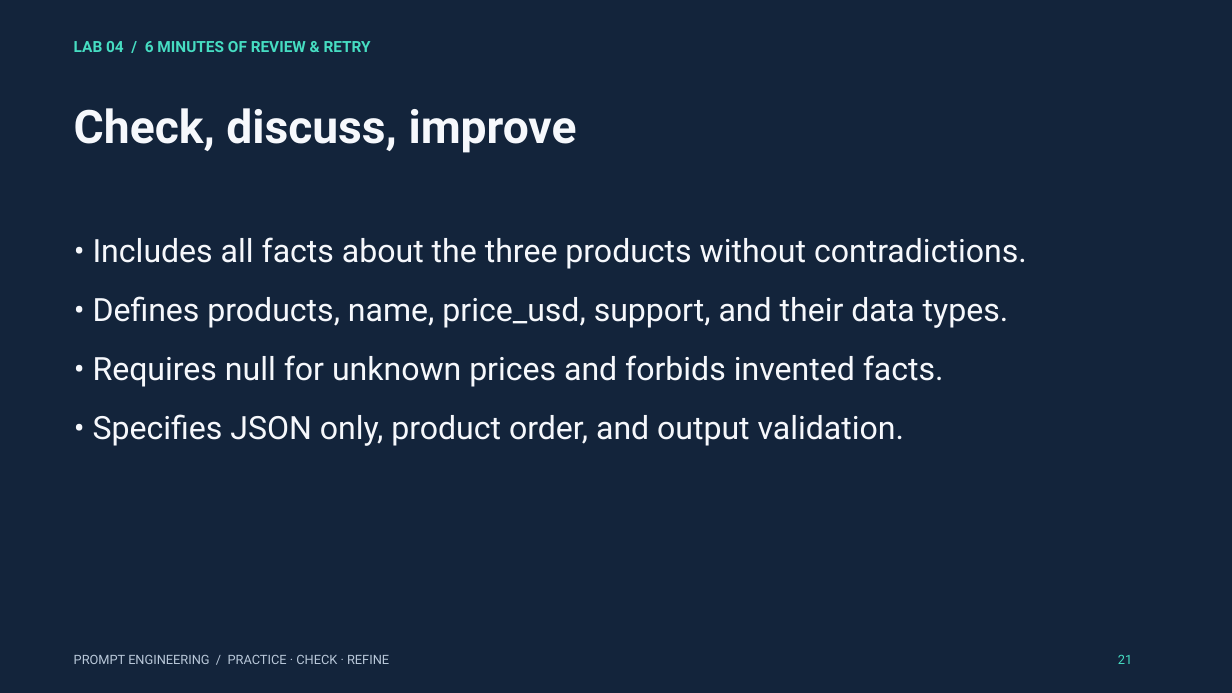
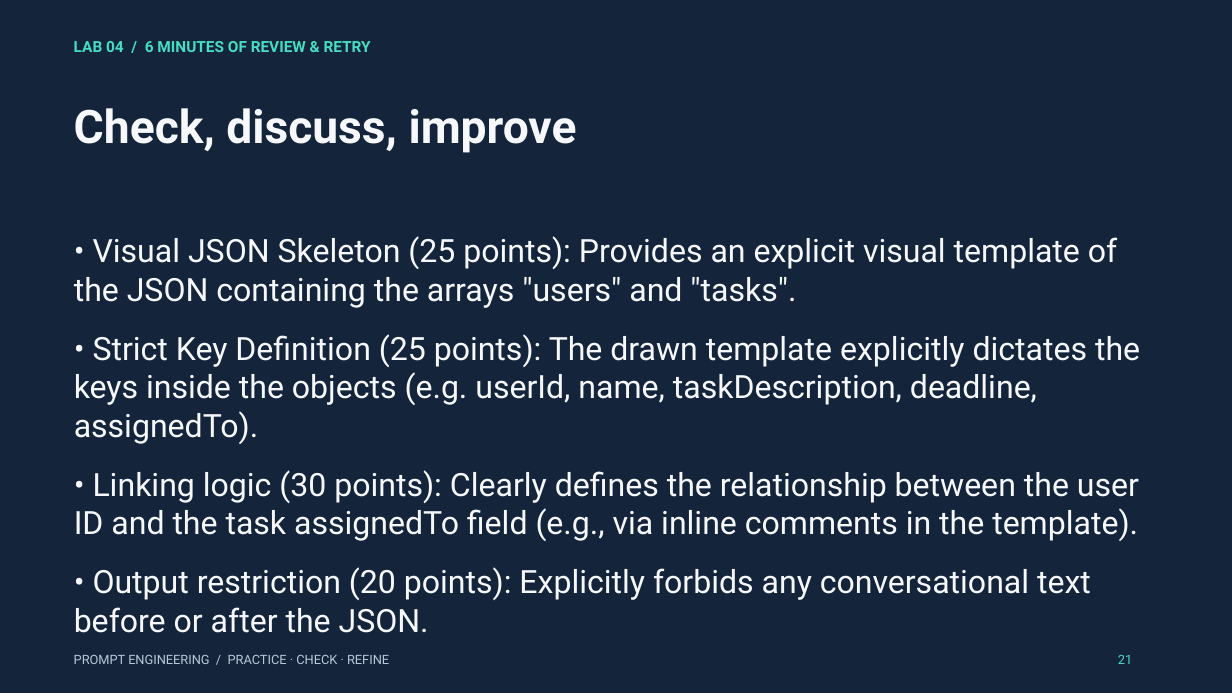
Before and after one commit to mahdimnkh81/prompt-engineering-workshop, a slide deck: slide 21 of materials/prompt_engineering_3_hour_workshop.pptx. Drawn at 1232x693 pixels with LibreOffice and Linux fonts; fonts in the diff are those of the drawing. Boxes give left, top, right and bottom in pixels: in the first picture for what was removed or moved away, otherwise in the second. Text is boxed around its words. In the diff, an @@ line names an element or a change of style, - is before the commit and + after.

```diff
--- a/materials/prompt_engineering_3_hour_workshop.pptx
+++ b/materials/prompt_engineering_3_hour_workshop.pptx
@@ text at (x1=74, y1=236, x2=1140, y2=633): text changed @@
-• Includes all facts about the three products without contradictions.
-• Defines products, name, price_usd, support, and their data types.
-• Requires null for unknown prices and forbids invented facts.
-• Specifies JSON only, product order, and output validation.
+• Visual JSON Skeleton (25 points): Provides an explicit visual template of the JSON containing the arrays "users" and "tasks".
+• Strict Key Definition (25 points): The drawn template explicitly dictates the keys inside the objects (e.g. userId, name, taskDescription, deadline, assignedTo).
+• Linking logic (30 points): Clearly defines the relationship between the user ID and the task assignedTo field (e.g., via inline comments in the template).
+• Output restriction (20 points): Explicitly forbids any conversational text before or after the JSON.
```
Also in this commit, not shown: 19 other slides changed, 14 other files.
